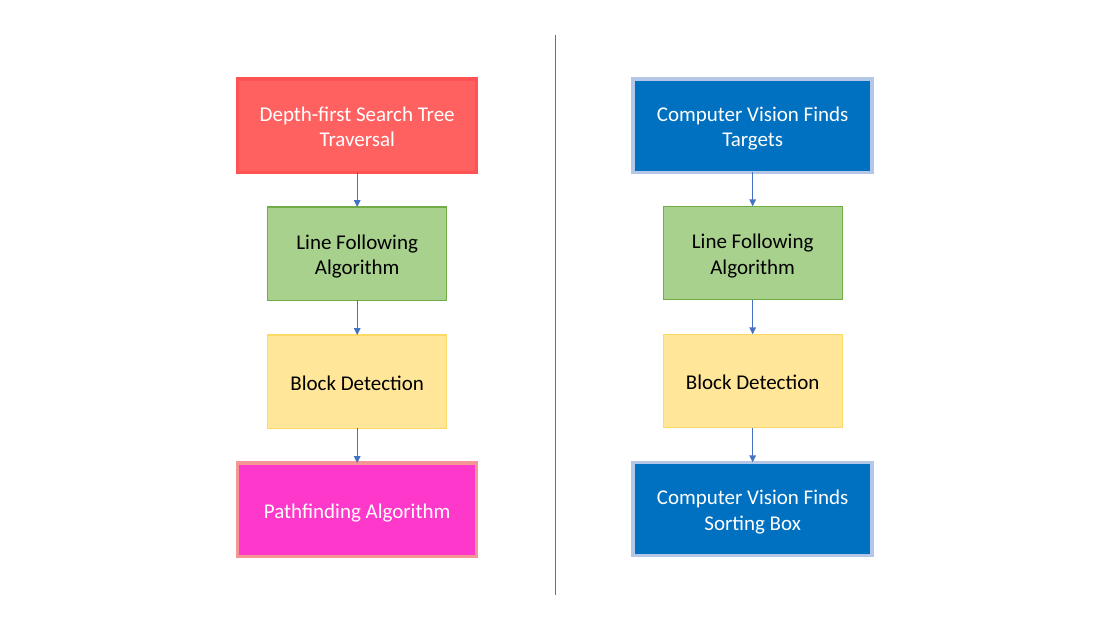
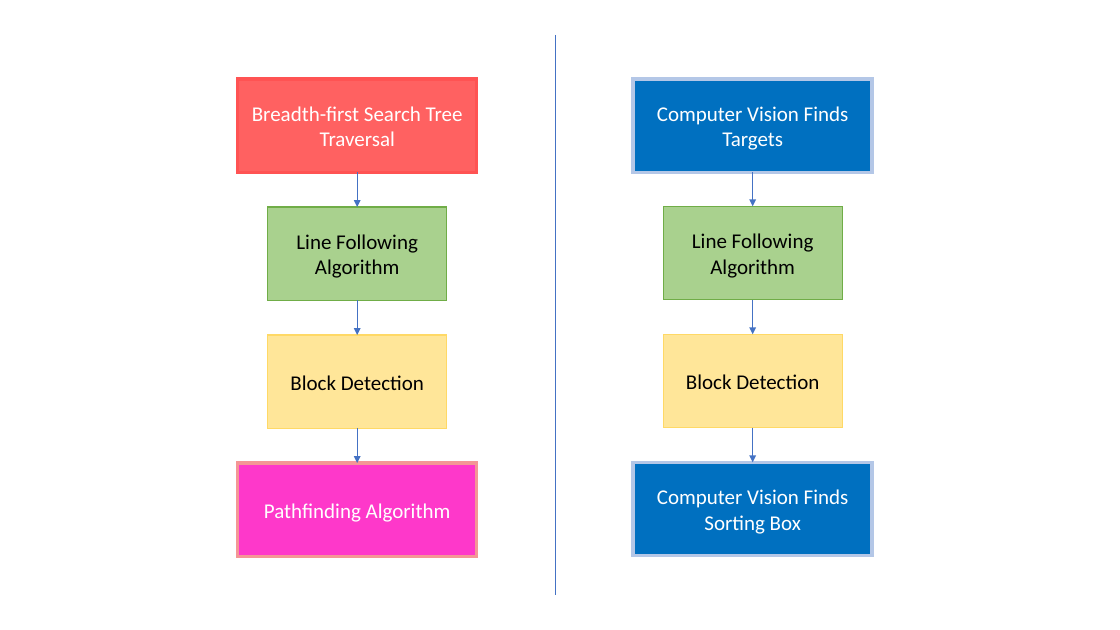
Before and after one commit to Nicholas-Ho/IDP-L110, a slide deck: slide 1 of software/.archive/Software Block Diagram.pptx. Drawn at 1120x630 pixels with LibreOffice and Linux fonts; fonts in the diff are those of the drawing. Boxes give left, top, right and bottom in pixels: in the first picture for what was removed or moved away, otherwise in the second. Text is boxed around its words. In the diff, an @@ line names an element or a change of style, - is before the commit and + after.

Commit message:
Edited ppt

```diff
--- a/software/.archive/Software Block Diagram.pptx
+++ b/software/.archive/Software Block Diagram.pptx
@@ text in rectangle at (252,106,463,146): text changed @@
-Depth-first Search Tree Traversal
+Breadth-first Search Tree Traversal
```
